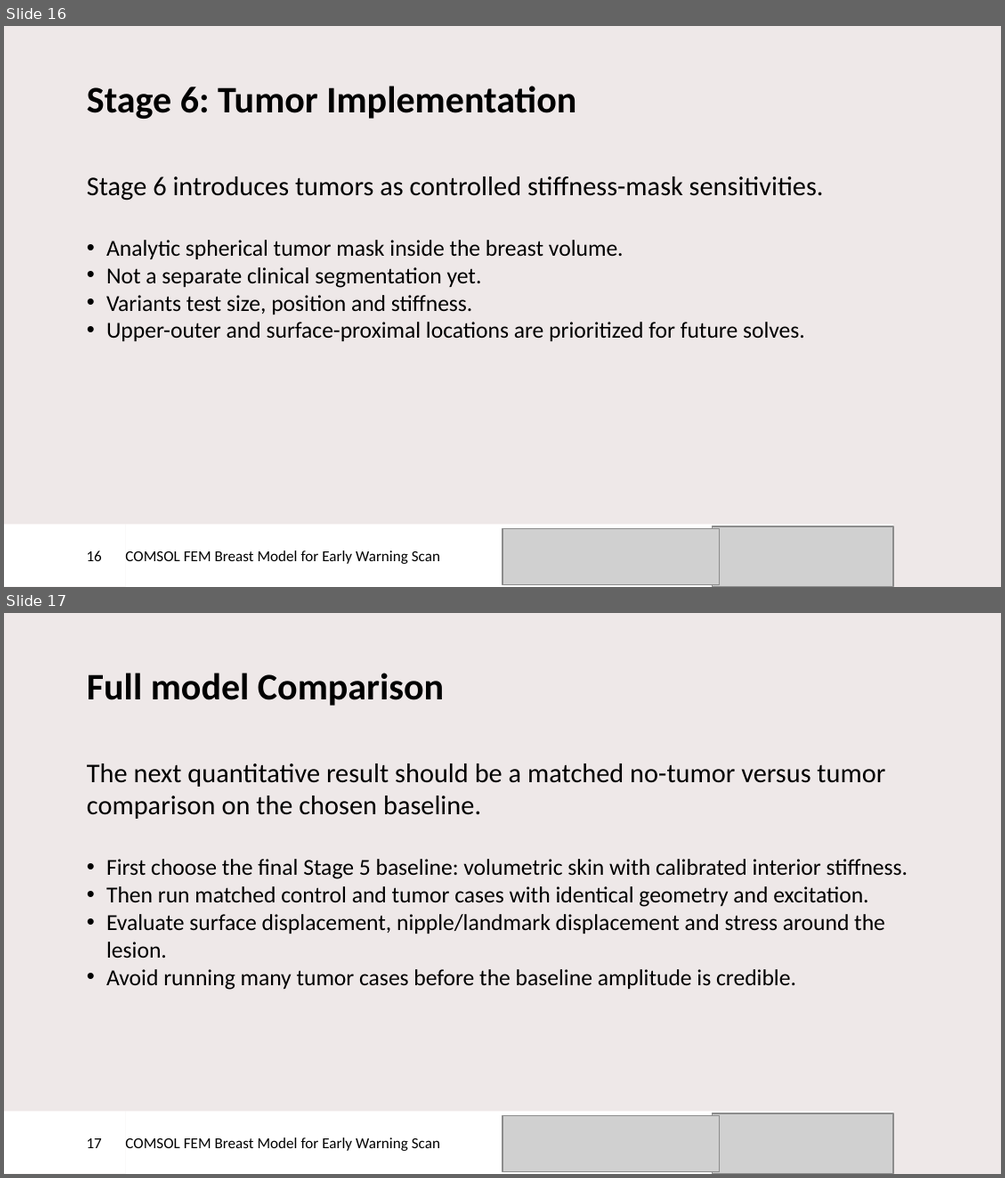
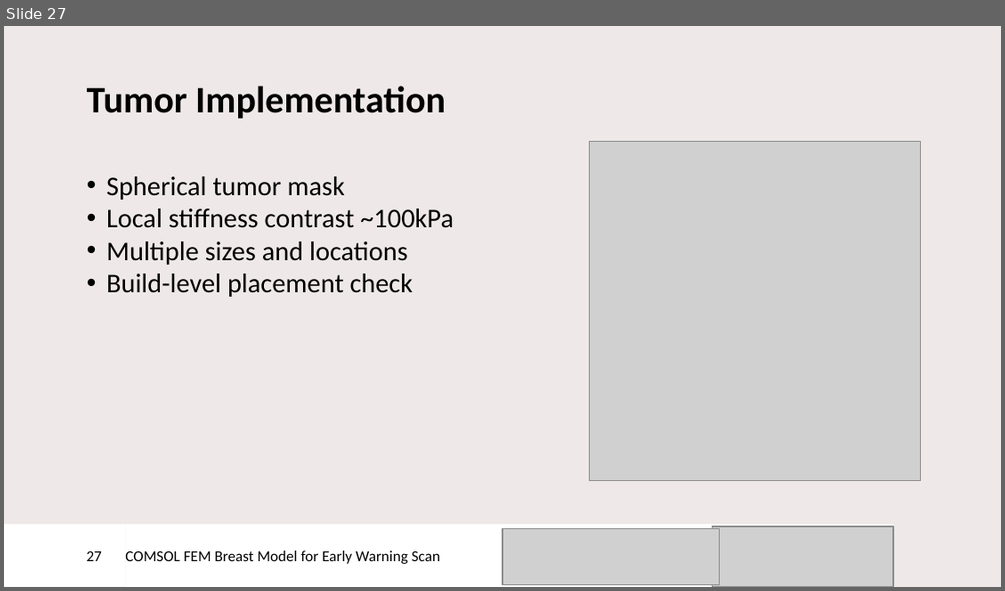
Before and after one commit to DaanKuijpers11/ews-comsol-breast-fem, a slide deck: docs/presentation/Early Warning Scan intership presentation - Daan Kuijpers.pptx. Shown one above the other, each under a label of ours: slides 16 and 17 before the commit, slide 27 after it. The pictures are 1005x1178 and 1005x591 pixels, drawn with LibreOffice and Linux fonts; fonts in the diff are those of the drawing; grey boxes stand for pictures; background and template pictures are left out. Boxes give left, top, right and bottom in pixels: in the first picture for what was removed or moved away, otherwise in the second. Text is boxed around its words. In the diff, an @@ line names an element or a change of style, - is before the commit and + after.

```diff
--- a/docs/presentation/Early Warning Scan intership presentation - Daan Kuijpers.pptx
+++ b/docs/presentation/Early Warning Scan intership presentation - Daan Kuijpers.pptx
@@ slide 17 removed at bbox=[4, 613, 1001, 1174], background #EEE8E8 @@
@@ title removed at bbox=[87, 673, 444, 706] @@
-Full model Comparison
@@ text removed at bbox=[87, 763, 908, 989] @@
-The next quantitative result should be a matched no-tumor versus tumor comparison on the chosen baseline.
-    • First choose the final Stage 5 baseline: volumetric skin with calibrated interior stiffness.
-    • Then run matched control and tumor cases with identical geometry and excitation.
-    • Evaluate surface displacement, nipple/landmark displacement and stress around the lesion.
-    • Avoid running many tumor cases before the baseline amplitude is credible.
@@ page number removed at bbox=[4, 1111, 126, 1174] @@
-17
@@ rectangle removed at bbox=[126, 1111, 893, 1174] @@
-COMSOL FEM Breast Model for Early Warning Scan
@@ picture removed at bbox=[502, 1115, 720, 1172] @@
@@ picture removed at bbox=[712, 1113, 893, 1174] @@
@@ what was slide 16 is now slide 27 @@
@@ slide 27 changed as well @@
@@ title at bbox=[87, 86, 445, 119]: text changed @@
-Stage 6: Tumor Implementation
+Tumor Implementation
@@ picture added at bbox=[589, 142, 920, 481] @@
@@ text at bbox=[106, 176, 453, 297]: text changed; size 16.5 to 19.5 pt @@
-Stage 6 introduces tumors as controlled stiffness-mask sensitivities.
-    • Analytic spherical tumor mask inside the breast volume.
-    • Not a separate clinical segmentation yet.
-    • Variants test size, position and stiffness.
-    • Upper-outer and surface-proximal locations are prioritized for future solves.
+    • Spherical tumor mask
+    • Local stiffness contrast ~100kPa
+    • Multiple sizes and locations
+    • Build-level placement check
@@ page number at bbox=[87, 551, 102, 561]: text changed @@
-16
+27
```
Also in this commit, not shown: 15 other slides changed, 18 slides added, 4 other slides removed, 9 other files.
